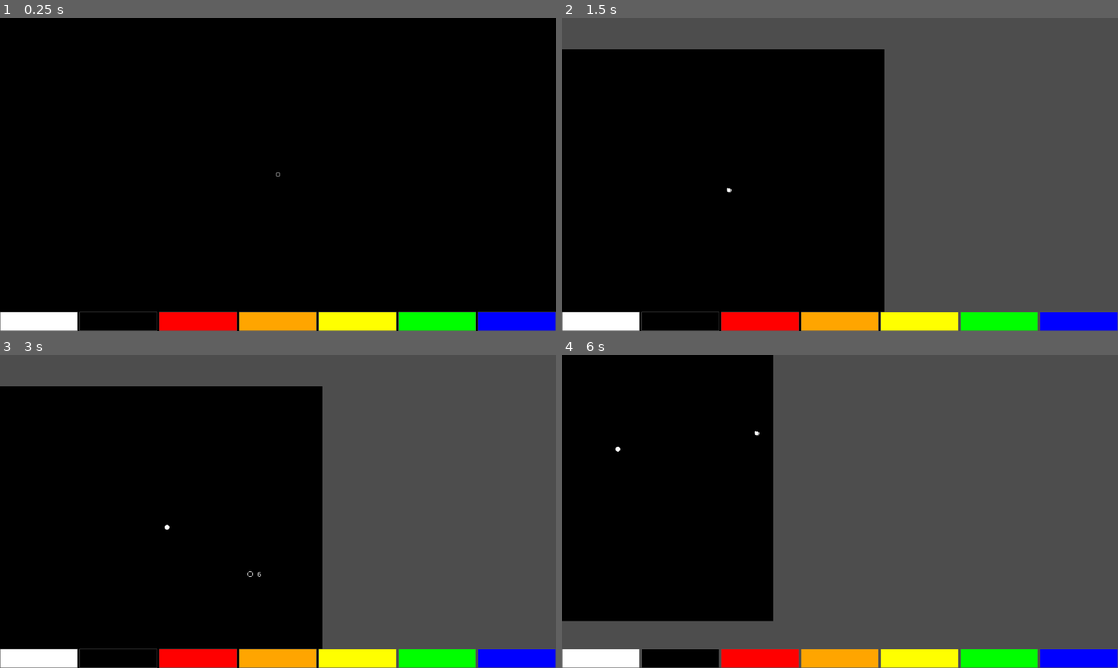
Above: before the commit, frames 1-4 (two rows, left to right).
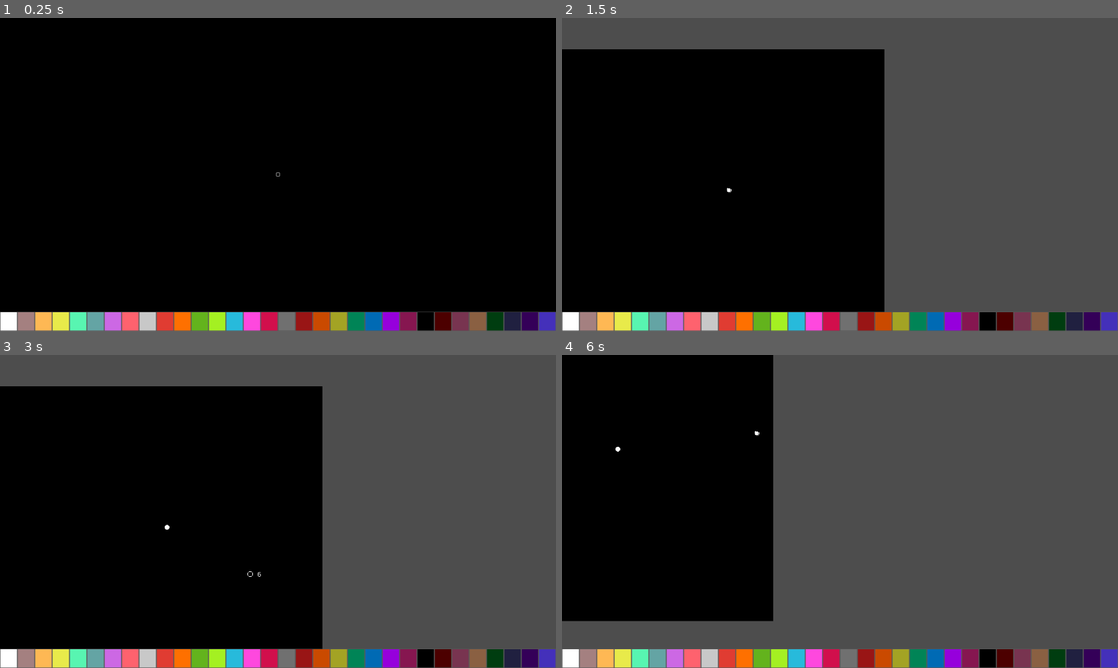
Above: after the commit, the same moments.

Repository: AnythingNose/NosePaint
Game: Godot game, scene res://scenes/main.tscn
Same seed, same stepped clock (60 frames per second), same inputs: the game is played once before the commit and once after it.
Inputs (mouse positions are in pixels of both pictures, inside the frame that each line leads up to):
- Up to frame 1 (0.25 s): no input
- Up to frame 2 (1.5 s): tap Enter at 0.5 s; move the mouse to (962, 158) at 0.52 s; hold Right mouse button (alt_click) 0.53-1.28 s; tap Space at 1.25 s; move the mouse to (728, 190) at 1.27 s; click (728, 190) at 1.35 s
- Up to frame 3 (3 s): tap Enter at 2 s; move the mouse to (333, 442) at 2.02 s; hold C (connect) 2.03-2.78 s; tap Space at 2.75 s; move the mouse to (250, 574) at 2.77 s; tap Mouse wheel down (decrease_size) at 2.85 s
- Up to frame 4 (6 s): tap Enter at 3.5 s; move the mouse to (1006, 558) at 3.52 s; tap Mouse wheel up (increase_size) at 3.6 s; tap Space at 4.25 s; move the mouse to (673, 464) at 4.27 s; tap Shift (zoom_modifier) at 4.35 s; move the mouse to (867, 511) at 5.02 s; hold Right mouse button (alt_click) 5.03-5.78 s; move the mouse to (756, 433) at 5.77 s; click (756, 433) at 5.85 s

The runs differ from the first frame. In frame 1, 5.8% of the frame differs, in the area x 3-100%, y 93-100%; in frame 2, 5.8%; in frame 3, 5.8%; in frame 4, 5.8%.

Commit message:
Set default colours to UFO 50 palette
https://lospec.com/palette-list/ufo-50

Diff:
--- a/scenes/main.tscn
+++ b/scenes/main.tscn
@@ -90,6 +90,7 @@
 grow_vertical = 0
 size_flags_horizontal = 3
 size_flags_vertical = 3
+theme_override_constants/separation = 0
 script = ExtResource("5_hi4l4")
 
 [node name="ColorRect" parent="ColourPalette" instance=ExtResource("6_cq0ec")]
--- a/scripts/palette.gd
+++ b/scripts/palette.gd
@@ -1,22 +1,51 @@
 class_name ColourPalette extends HBoxContainer
 
-@onready var default_white: ColourButton = $ColorRect
+@onready var archetype : ColourButton = $ColorRect
 
 # White is included by the default colour button.
-const colours : Array[Color] = [
-	Color.BLACK,
-	Color.RED,
-	Color.ORANGE,
-	Color.YELLOW,
-	Color.GREEN,
-	Color.BLUE,
+const colours : Array[String] = [
+	"ffffff",
+	"a48080",
+	"feb854",
+	"e8ea4a",
+	"58f5b1",
+	"64a4a4",
+	"cc68e4",
+	"fe626e",
+	"c8c8c8",
+	"e03c32",
+	"fe7000",
+	"63b31d",
+	"a4f022",
+	"27badb",
+	"fe48de",
+	"d10f4c",
+	"707070",
+	"991515",
+	"ca4a00",
+	"a3a324",
+	"008456",
+	"006ab4",
+	"9600dc",
+	"861650",
+	"000000",
+	"4c0000",
+	"783450",
+	"8a6042",
+	"003d10",
+	"202040",
+	"340058",
+	"4430ba",
 ]
 
+# TODO: Fade the pallette UI out when the user is drawing
+
 func _ready() -> void:
-	for colour in colours:
-		var s : ColorRect = default_white.duplicate()
+	for colour : String in colours:
+		var s : ColorRect = archetype.duplicate()
 		add_child(s)
-		s.color = colour
+		s.color = Color(colour)
+	archetype.hide()
 
 func select_colour(button : ColourButton) -> void:
 	%Canvas.colour_primary = button.color
